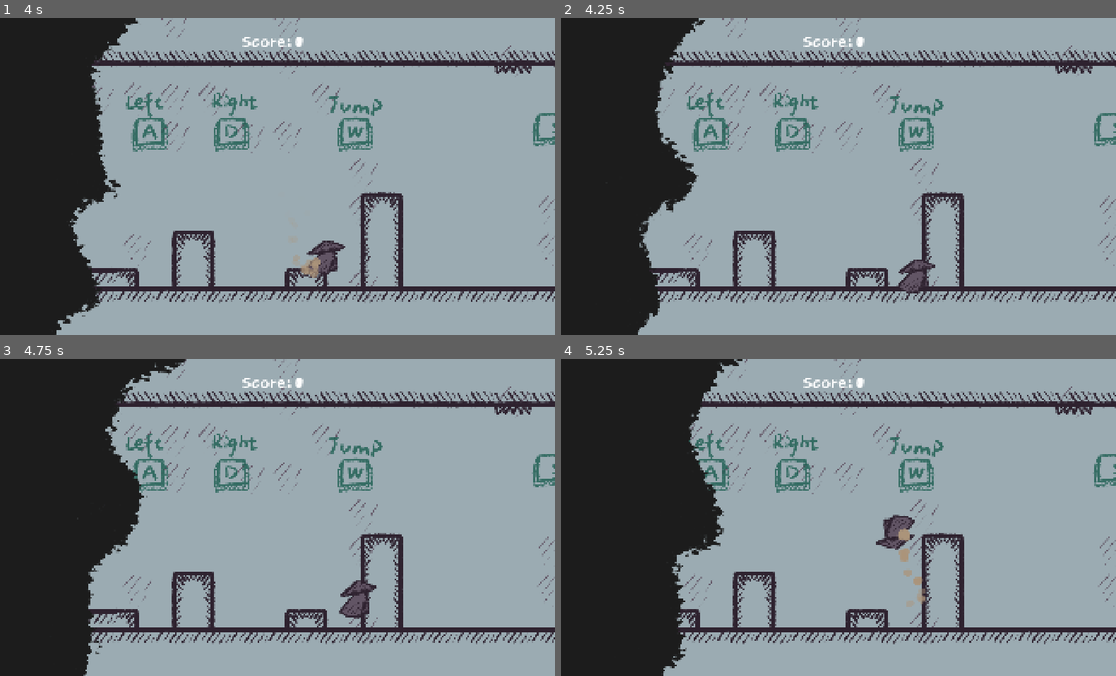
Above: before the commit, frames 1-4 (two rows, left to right).
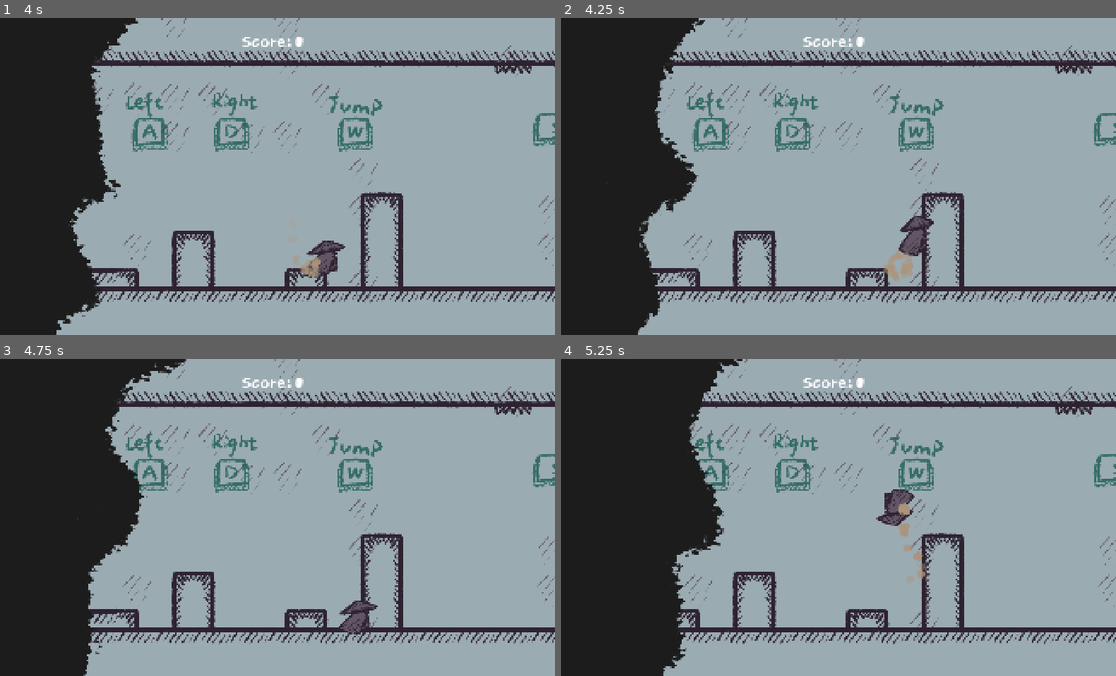
Above: after the commit, the same moments.

Repository: YiTongHu-SC/upside-down
Game: Godot game, scene res://scenes/main.tscn
The game is run twice, just before and just after one commit, with the same random seed, the same clock (stepped at 60 frames per second) and the same inputs.
Inputs:
- Up to frame 1 (4 s): click "Start Game" at 0.5 s; hold D (MOVE_RIGHT) 1.28-2.78 s; tap W (JUMP) at 1.35, 1.52, 1.82, 2.27, 2.3, 2.57, 2.85, 3.77, 3.8 s; tap Space (DASH) at 2.1, 3.6 s; hold A (MOVE_LEFT) 2.78-3.53 s; hold D (MOVE_RIGHT) from 3.53 s (still down)
- Up to frame 2 (4.25 s): keep holding D (MOVE_RIGHT); tap W (JUMP) at 4.07 s
- Up to frame 3 (4.75 s): keep holding D (MOVE_RIGHT); tap W (JUMP) at 4.35, 4.52 s
- Up to frame 4 (5.25 s): tap W (JUMP) at 4.82 s; release D (MOVE_RIGHT) at 5.03 s; hold A (MOVE_LEFT) from 5.03 s (still down); tap Space (DASH) at 5.1 s

Frame 1 is identical in both runs. In frame 2, 1.0% of the frame differs, in the area x 58-68%, y 62-87%; in frame 3, 0.6%; in frame 4, 1.2%, in the area x 56-66%, y 41-79%.

Commit message:
feat(hero): add coyote time mechanic to jumping
- Implement coyote time feature to allow jumping for a short period after leaving the ground
- Add new variables and logic to handle the coyote timer and jumping mechanics
- Update jump input handling to account for coyote time

Diff:
--- a/nodes/hero.gd
+++ b/nodes/hero.gd
@@ -10,18 +10,21 @@
 @export var min_jump_velocity = 2.0
 @export var jump_upward_acceleration = 20.0 # Acceleration while holding jump
 @export var jump_gravity = 10.0 # Gravity when not holding jump
-@export var release_gravity = 15.0 # Gravity when releasing jump button
+@export var release_gravity = 15.0 # Gravity when releasing jump
 @export var jump_particles_pk: PackedScene
 @export var socket: Node2D
 
 # Timing parameters for variable jump
 const MIN_JUMP_TIME = 0.05 # 50ms for minimum jump
 const MAX_JUMP_TIME = 0.2 # 200ms for maximum jump
+const COYOTE_TIME = 0.12 # 120ms coyote time
 
 # Variables to track jump input timing
 var jump_input_time = 0.0
 var jump_key_held = false
 var is_jumping = false
+var coyote_timer = 0.0
+var was_on_floor = false
 
 enum State {
 	IDLE,
@@ -62,8 +65,18 @@
 		particles_dash.emitting = true
 		pass
 
+	# Update coyote timer
+	if is_on_floor():
+		coyote_timer = COYOTE_TIME
+		was_on_floor = true
+	elif was_on_floor:
+		# Just left the floor, start coyote timer
+		coyote_timer -= delta
+		if coyote_timer <= 0:
+			was_on_floor = false
+
 	# Handle jump input timing
-	if Input.is_action_just_pressed("JUMP") and is_on_floor():
+	if Input.is_action_just_pressed("JUMP") and (is_on_floor() or coyote_timer > 0):
 		jump_key_held = true
 		jump_input_time = 0.0
 		is_jumping = true
